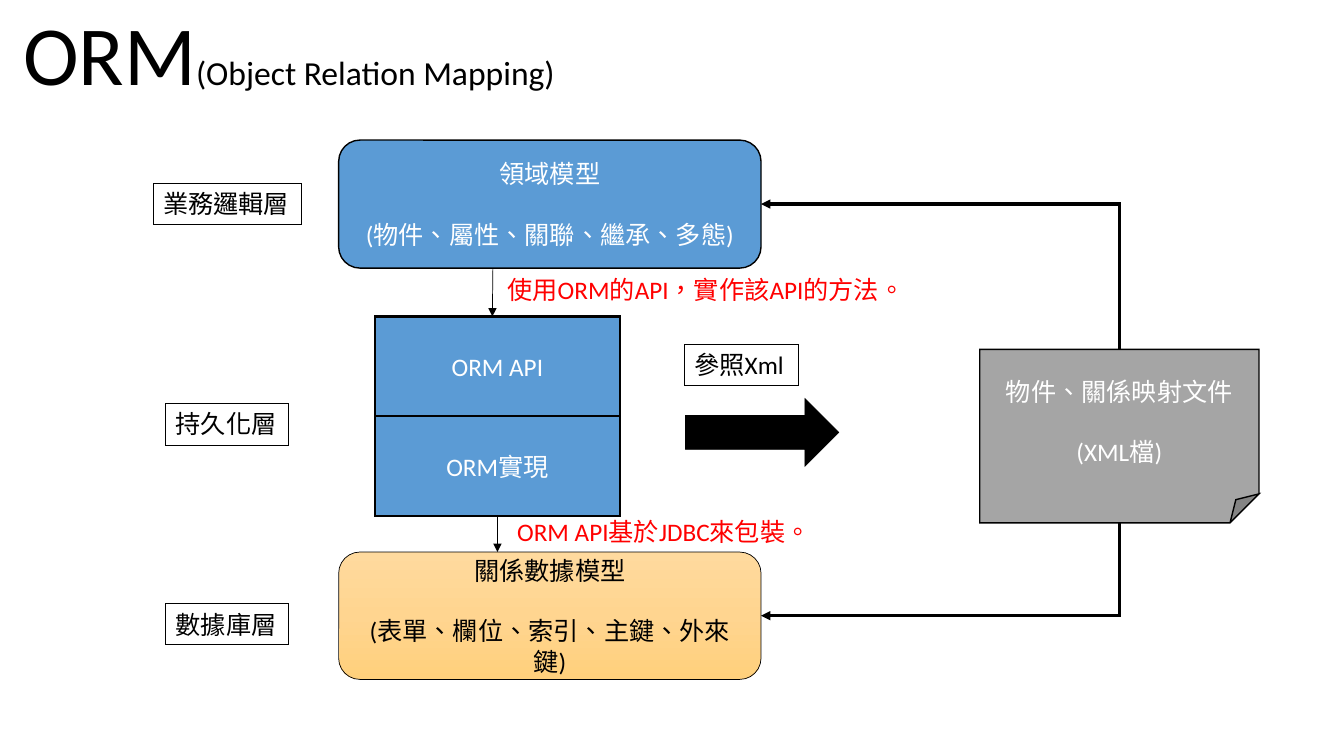
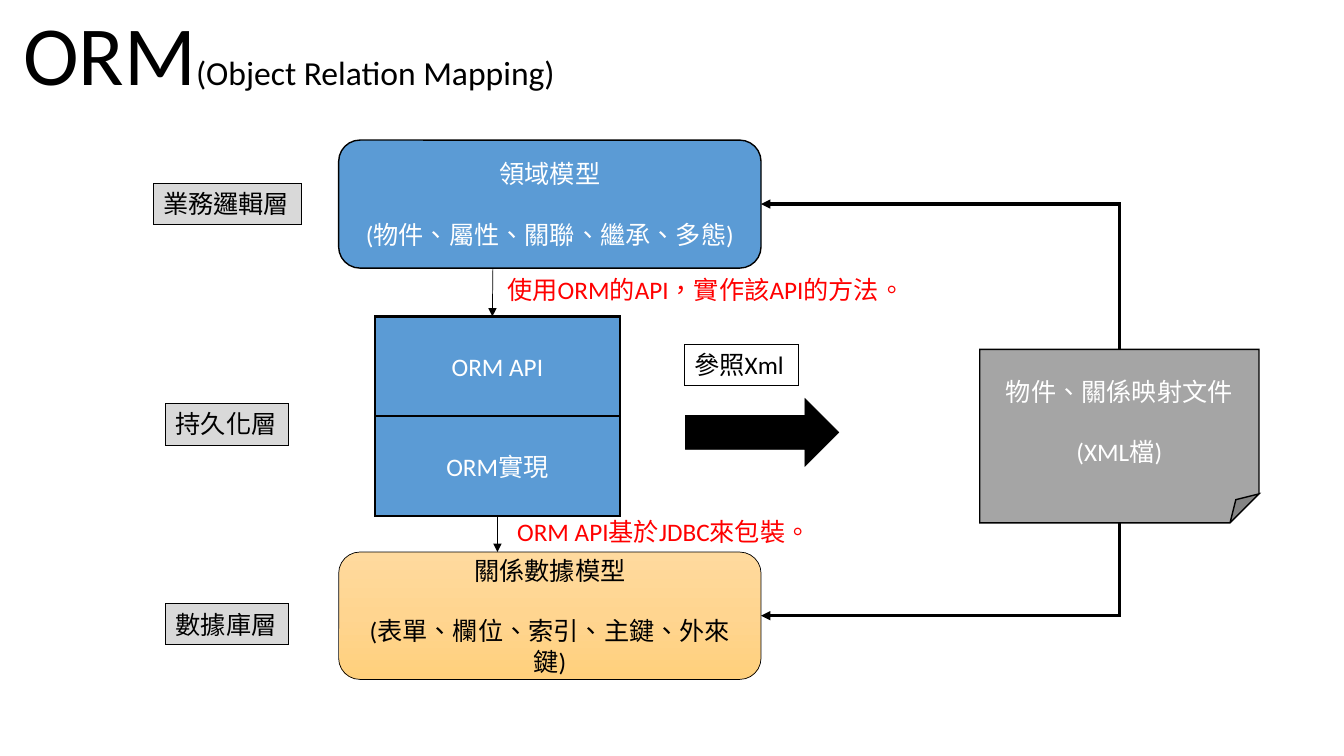
Before and after one commit to kiss78832/jay_project, a slide deck: slide 7 of 流程圖.pptx. Drawn at 1344x756 pixels with LibreOffice and Linux fonts; fonts in the diff are those of the drawing. Boxes give left, top, right and bottom in pixels: in the first picture for what was removed or moved away, otherwise in the second. Text is boxed around its words. In the diff, an @@ line names an element or a change of style, - is before the commit and + after.

```diff
--- a/流程圖.pptx
+++ b/流程圖.pptx
@@ fill none to #D9D9D9 in 3 elements at bbox=[153, 184, 301, 224], bbox=[166, 403, 289, 446], bbox=[166, 604, 289, 644] @@
```
Also in this commit, not shown: 3 other slides changed, 1 slide added, 25 other files.
